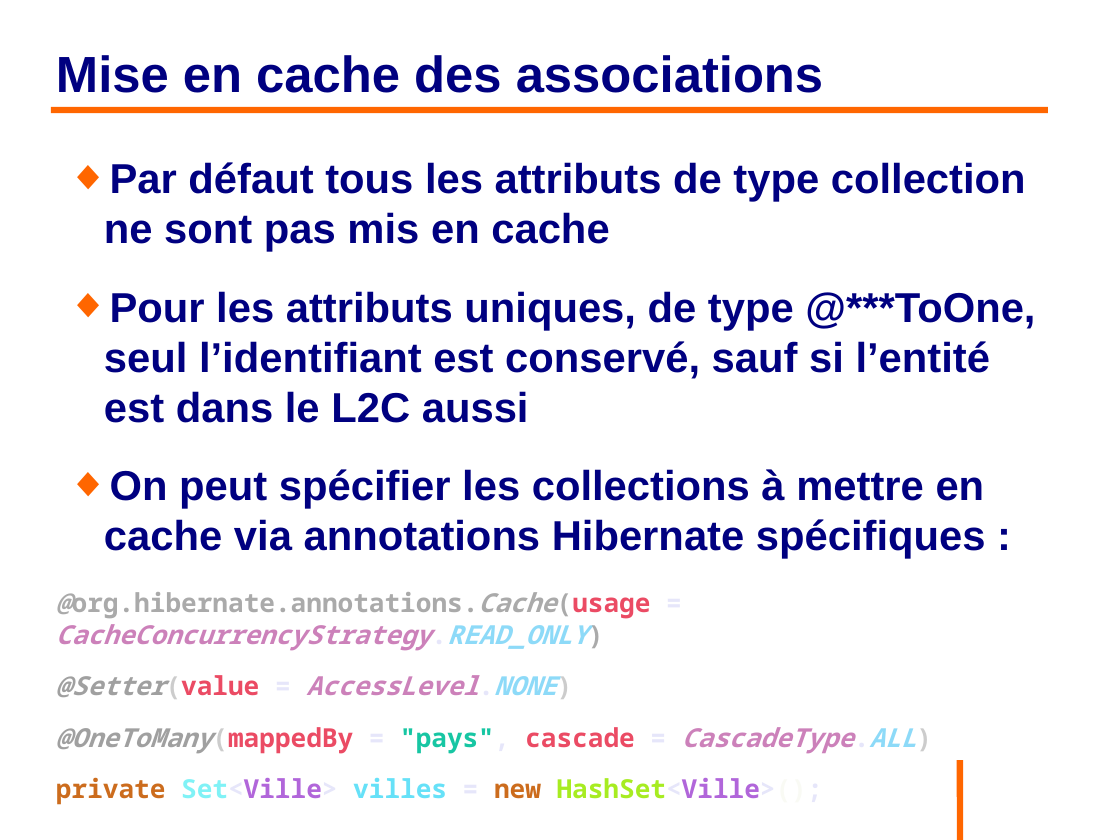
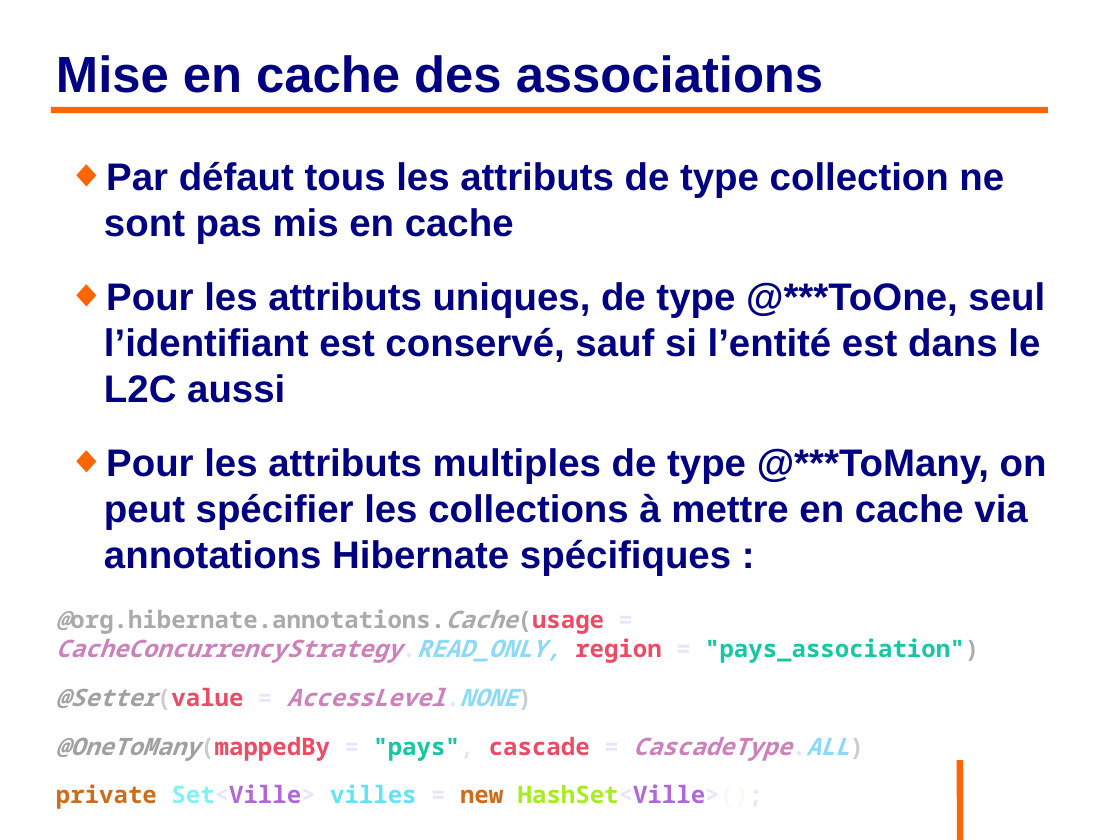
Before and after one commit to philphils/formation-hibernate-avancee, a slide deck: slide 61 of Documentation/diapo_formation_hibernate_avancee.odp. Drawn at 1120x840 pixels with LibreOffice and Linux fonts; fonts in the diff are those of the drawing; background and template pictures are left out. Boxes give left, top, right and bottom in pixels: in the first picture for what was removed or moved away, otherwise in the second. Text is boxed around its words. In the diff, an @@ line names an element or a change of style, - is before the commit and + after.

```diff
--- a/Documentation/diapo_formation_hibernate_avancee.odp
+++ b/Documentation/diapo_formation_hibernate_avancee.odp
@@ text at (56,161,1045,809): size 29.6 to 27.2 pt in "Par défaut tous les attributs de type ...", "Pour les attributs uniques, de type @***ToOne, ..."; size 18.5 to 17 pt in "@Setter(value = AccessLevel.NONE)", "@OneToMany(mappedBy = "pays", cascade = CascadeType.ALL)", "private Set<Ville> villes = new HashSet<Ville>();" @@
@@ text at (56,448,1047,663): text changed; size 29.6 to 27.2 pt @@
-◆ On peut spécifier les collections à mettre en cache via annotations Hibernate spécifiques :
-@org.hibernate.annotations.Cache(usage = CacheConcurrencyStrategy.READ_ONLY)
+◆ Pour les attributs multiples de type @***ToMany, on peut spécifier les collections à mettre en cache via annotations Hibernate spécifiques :
+@org.hibernate.annotations.Cache(usage = CacheConcurrencyStrategy.READ_ONLY, region = "pays_association")
```
Also in this commit, not shown: 8 other slides changed.
